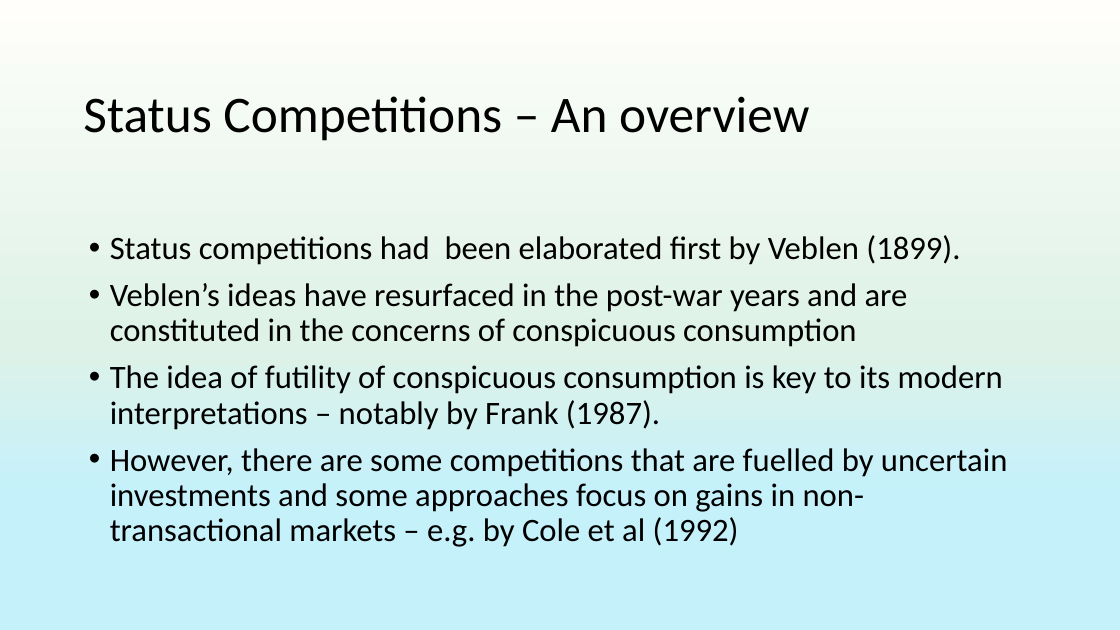
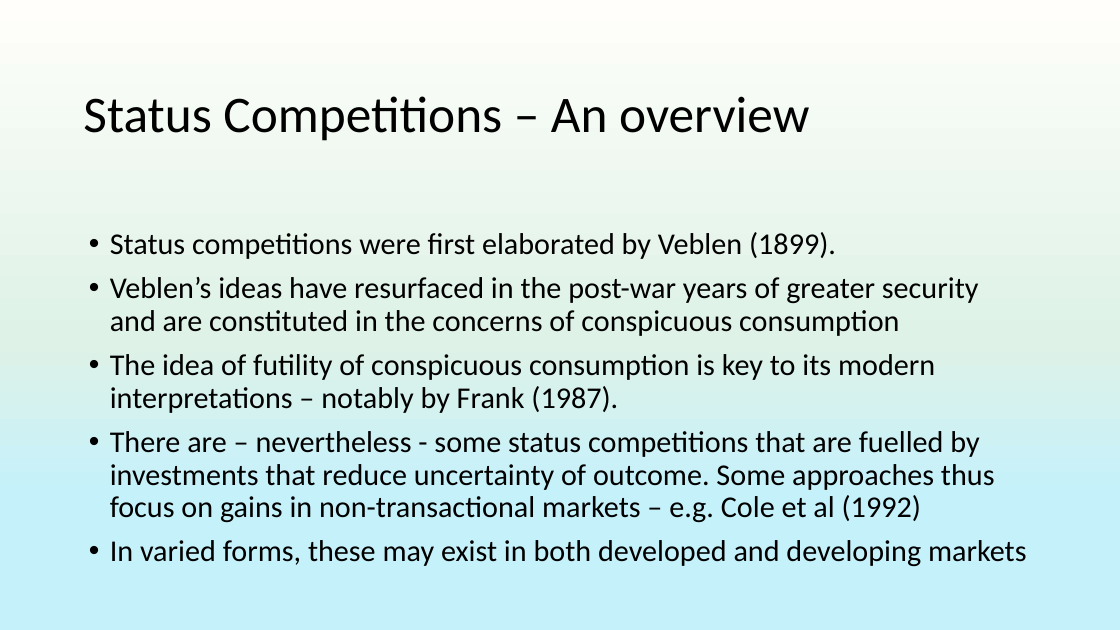
Before and after one commit to anuragr81/research, a slide deck: slide 2 of consumption/presentationJun2022.pptx. Drawn at 1120x630 pixels with LibreOffice and Linux fonts; fonts in the diff are those of the drawing; background and template pictures are left out. Boxes give left, top, right and bottom in pixels: in the first picture for what was removed or moved away, otherwise in the second. Text is boxed around its words. In the diff, an @@ line names an element or a change of style, - is before the commit and + after.

Commit message:
Updating presentation.

```diff
--- a/consumption/presentationJun2022.pptx
+++ b/consumption/presentationJun2022.pptx
@@ text at box(110, 232, 979, 336): text changed; size 21 to 19.4 pt @@
-• Status competitions had been elaborated first by Veblen (1899).
-• Veblen’s ideas have resurfaced in the post-war years and are constituted in the concerns of conspicuous consumption
+• Status competitions were first elaborated by Veblen (1899).
+• Veblen’s ideas have resurfaced in the post-war years of greater security and are constituted in the concerns of conspicuous consumption
@@ text at box(110, 354, 935, 413): size 21 to 19.4 pt in "The idea of futility of conspicuous consumption ..." @@
@@ text at box(110, 431, 1027, 567): text changed; size 21 to 19.4 pt @@
-• However, there are some competitions that are fuelled by uncertain investments and some approaches focus on gains in non-transactional markets – e.g. by Cole et al (1992)
+• There are – nevertheless - some status competitions that are fuelled by investments that reduce uncertainty of outcome. Some approaches thus focus on gains in non-transactional markets – e.g. Cole et al (1992)
+• In varied forms, these may exist in both developed and developing markets
```
Also in this commit, not shown: 5 other slides changed.
